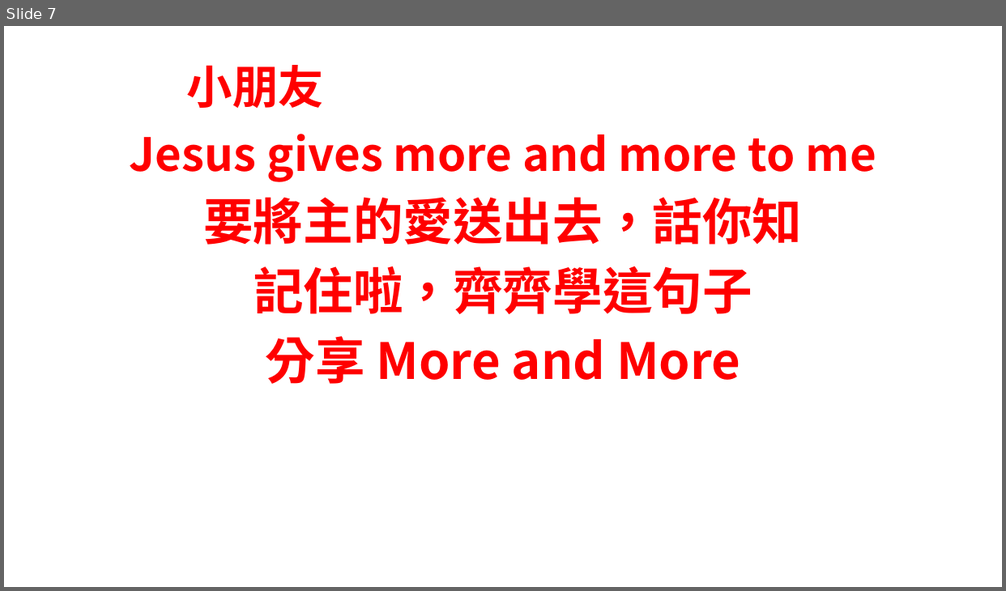
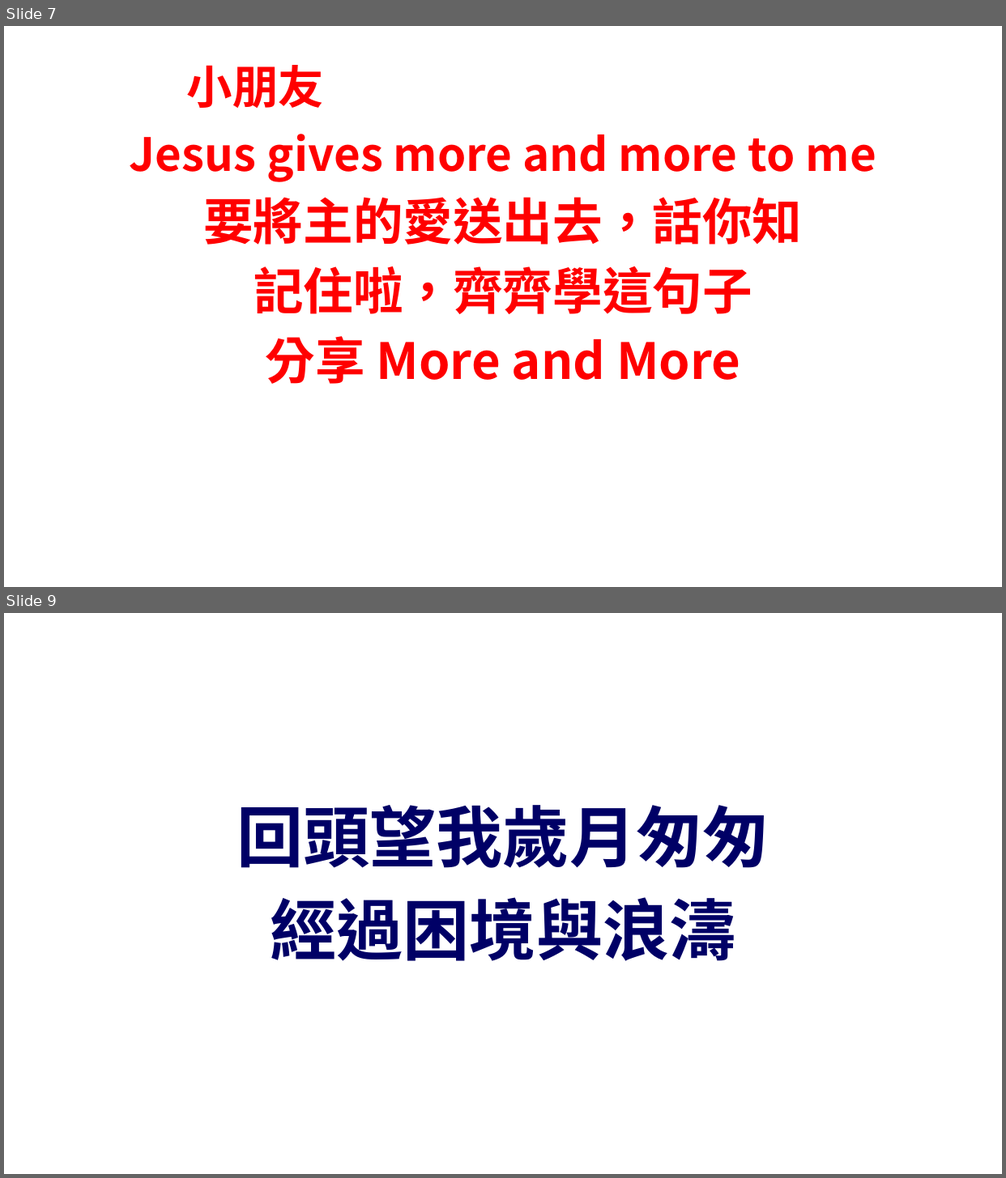
Before and after one commit to batisuoc/bible-school, a slide deck: 2020/11月.pptx. Shown one above the other, each under a label of ours: slide 7 before the commit, slides 7 and 9 after it; the slides between them are not shown. The pictures are 1006x591 and 1006x1178 pixels, drawn with LibreOffice and Linux fonts; fonts in the diff are those of the drawing; background and template pictures are left out. Boxes give left, top, right and bottom in pixels: in the first picture for what was removed or moved away, otherwise in the second. Text is boxed around its words. In the diff, an @@ line names an element or a change of style, - is before the commit and + after.

```diff
--- a/2020/11月.pptx
+++ b/2020/11月.pptx
@@ slide 9 added at bbox=[4, 613, 1002, 1174], background picture (left out) @@
@@ text added at bbox=[237, 805, 769, 961], 64 pt, text #000066, bold @@
+回頭望我歲月匆匆
+經過困境與浪濤
```
Also in this commit, not shown: 18 other slides added, 1 other file.
